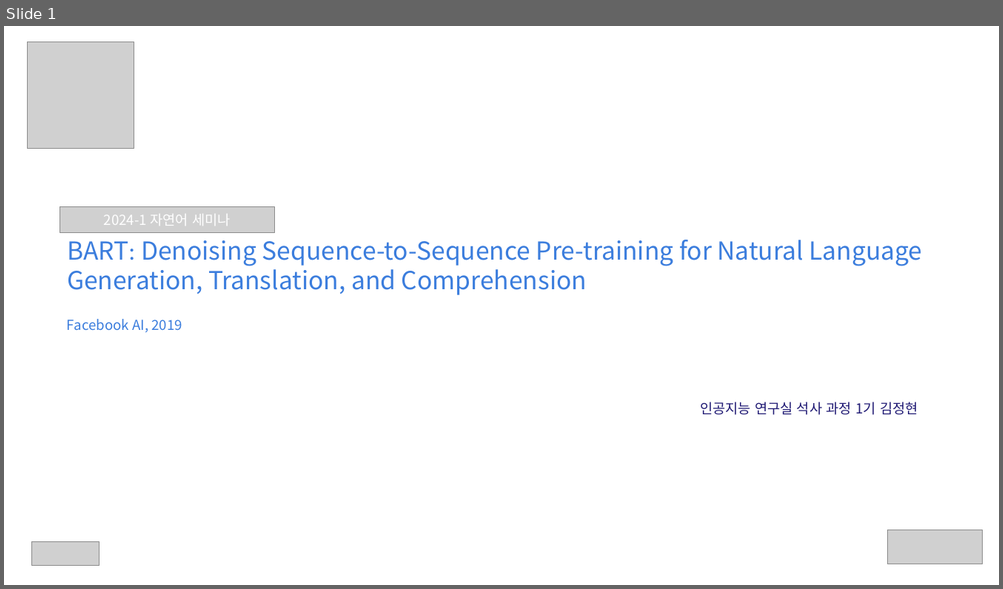
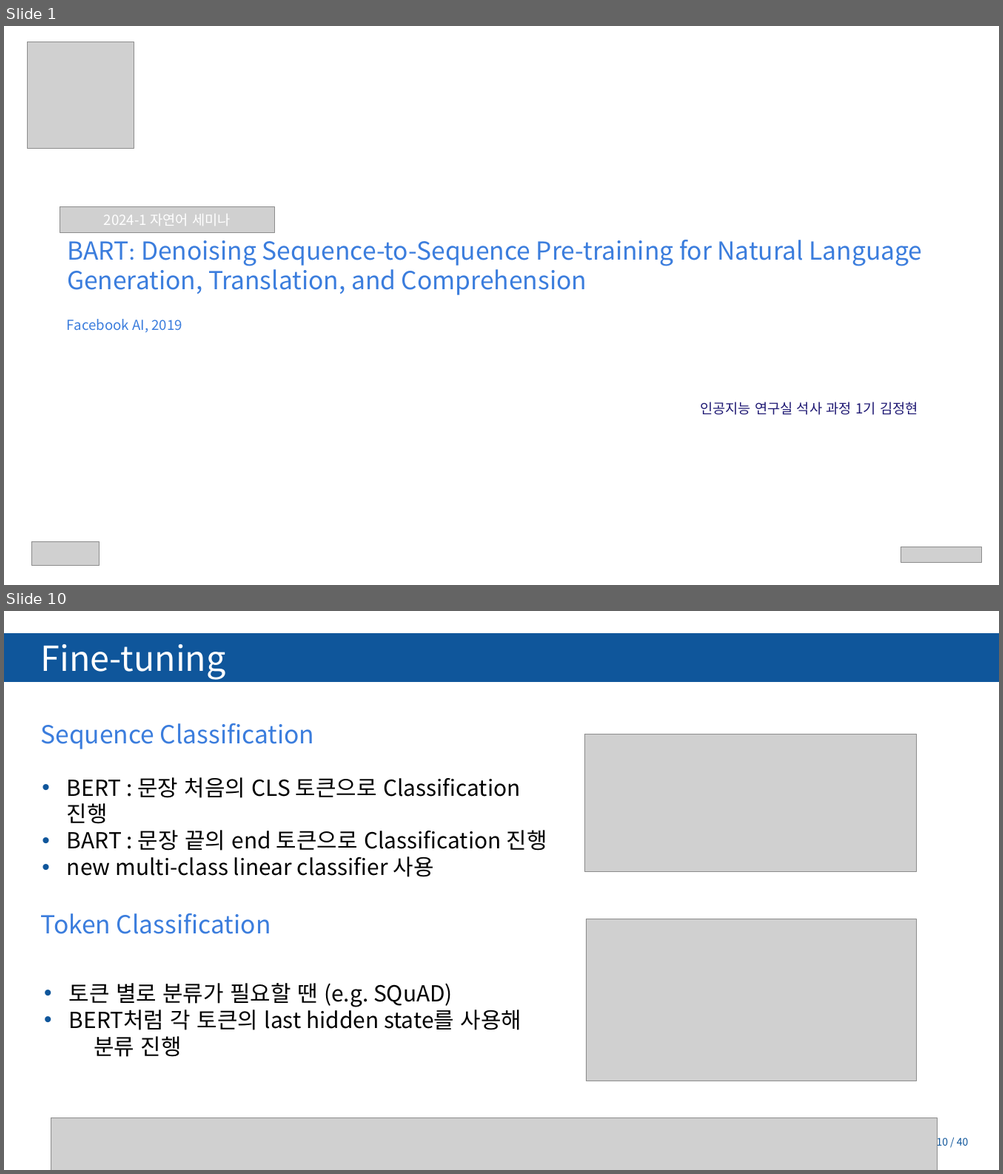
Before and after one commit to Tiabet/Paper-for-ML-DL, a slide deck: 세미나/BART_김정현.pptx. Shown one above the other, each under a label of ours: slide 1 before the commit, slides 1 and 10 after it; the slides between them are not shown. The pictures are 1003x589 and 1003x1174 pixels, drawn with LibreOffice and Linux fonts; fonts in the diff are those of the drawing; grey boxes stand for pictures; background and template pictures are left out. Boxes give left, top, right and bottom in pixels: in the first picture for what was removed or moved away, otherwise in the second. Text is boxed around its words. In the diff, an @@ line names an element or a change of style, - is before the commit and + after.

```diff
--- a/세미나/BART_김정현.pptx
+++ b/세미나/BART_김정현.pptx
@@ slide 10 added at (x1=4, y1=611, x2=999, y2=1170), background #FFFFFF; not listed: 3 template elements that a slide beside it also shows @@
@@ rectangle added at (x1=4, y1=635, x2=999, y2=681), fill #0F569B, outline #0F569B 2 pt @@
@@ text added at (x1=40, y1=644, x2=225, y2=680), 50 pt, text #FFFFFF @@
+Fine-tuning
@@ text added at (x1=40, y1=723, x2=315, y2=749), 36 pt, text #3B7DDD @@
+Sequence Classification
@@ picture added at (x1=584, y1=734, x2=916, y2=871) @@
@@ text added at (x1=67, y1=777, x2=547, y2=877), 32 pt, text #000000 @@
+  • BERT : 문장 처음의 CLS 토큰으로 Classification 진행
+  • BART : 문장 끝의 end 토큰으로 Classification 진행
+  • new multi-class linear classifier 사용
@@ text added at (x1=40, y1=914, x2=271, y2=934), 36 pt, text #3B7DDD @@
+Token Classification
@@ picture added at (x1=586, y1=920, x2=916, y2=1082) @@
@@ text added at (x1=69, y1=983, x2=521, y2=1057), 32 pt, text #000000 @@
+  • 토큰 별로 분류가 필요할 땐 (e.g. SQuAD)
+  • BERT처럼 각 토큰의 last hidden state를 사용해
+  분류 진행
@@ picture added at (x1=51, y1=1118, x2=937, y2=1170) @@
@@ page number added at (x1=936, y1=1136, x2=968, y2=1149), 15 pt, text #0F569B @@
+10 / 40
@@ slide 1 changed as well @@
@@ picture removed at (x1=887, y1=530, x2=982, y2=565) @@
@@ picture added at (x1=900, y1=547, x2=981, y2=562) @@
@@ page number removed at (x1=942, y1=549, x2=968, y2=564) @@
-1 / 25
```
Also in this commit, not shown: 6 other slides changed, 29 other slides added, 2 slides removed, 8 other files.
